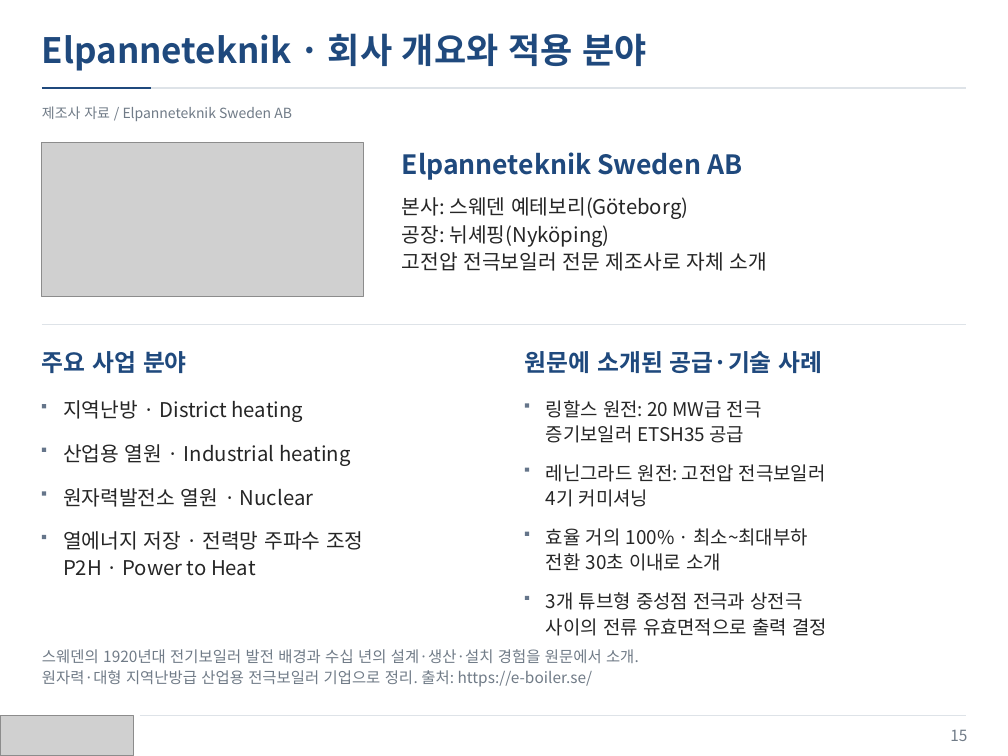
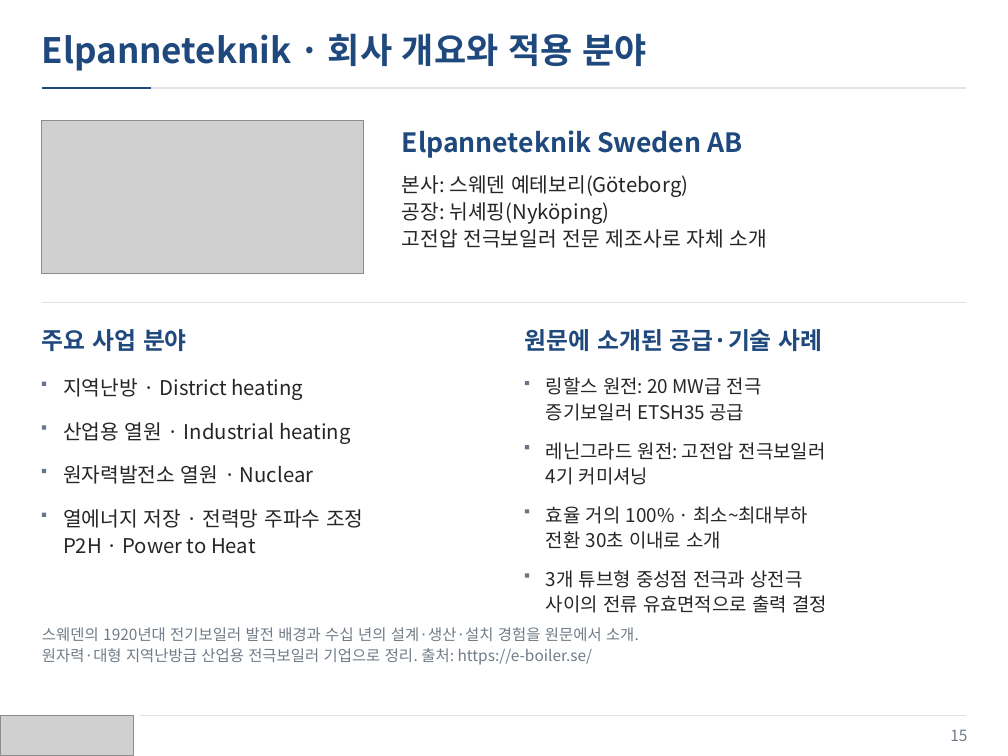
Before and after one commit to jskang5000-arch/my-PPT, a slide deck: slide 15 of KITECH_Boiler.pptx. Drawn at 1008x756 pixels with LibreOffice and Linux fonts; fonts in the diff are those of the drawing; grey boxes stand for pictures. Boxes give left, top, right and bottom in pixels: in the first picture for what was removed or moved away, otherwise in the second. Text is boxed around its words. In the diff, an @@ line names an element or a change of style, - is before the commit and + after.

Commit message:
Remove subtitles and refine spacing in 4:3 layout

```diff
--- a/KITECH_Boiler.pptx
+++ b/KITECH_Boiler.pptx
@@ text removed at (x1=42, y1=106, x2=292, y2=121) @@
-제조사 자료 / Elpanneteknik Sweden AB
@@ 5 texts, 5 rectangles moved together from (x1=42, y1=152, x2=807, y2=687) to (x1=42, y1=130, x2=807, y2=665) @@
@@ 8 texts, 3 rectangles, 1 picture, 1 line moved together from (x1=42, y1=143, x2=966, y2=636) to (x1=42, y1=120, x2=966, y2=613) @@
```
Also in this commit, not shown: 33 other slides changed.
